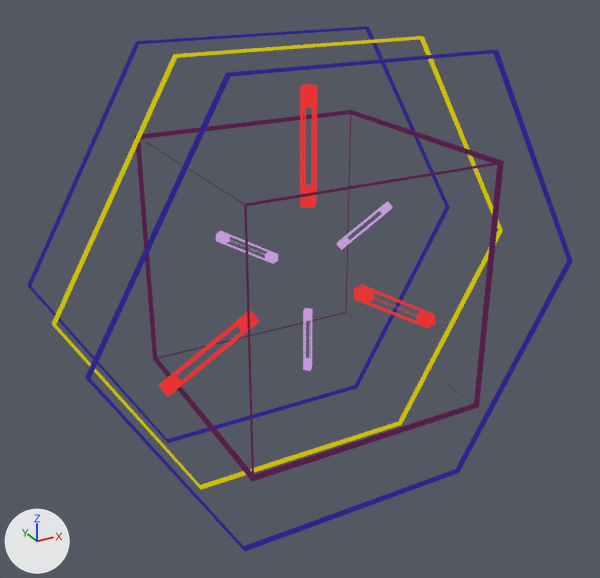
Before and after pictures for a commit that changed the glTF model src/assets/spawn.glb.
Both versions are drawn from a 50 mm camera at (-1.49, -2.65, 1.26) aimed at (-0.04, -0.01, -0.06). Every picture has the same lights, and +X, +Y and +Z are marked at lower left.

Objects in the first picture: 'BoundaryHexBack', 'BoundaryHexFront', 'BoundaryHexMiddleWarning', 'Cube', 'LargeTriadLeft', 'LargeTriadRight', 'LargeTriadTop'.
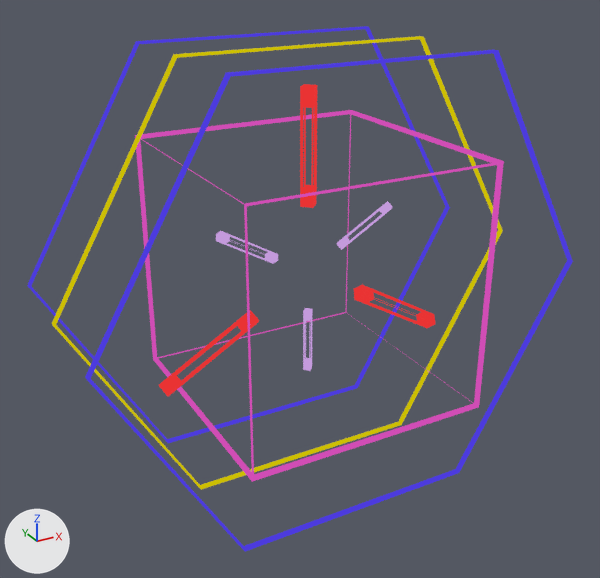
Changed parts and their boxes (x1, y1, x2, y2) in the pictures (600 x 578 px):
'Cube', recoloured (purple to pink): (135, 110, 504, 482) in both
'BoundaryHexBack', recoloured: (85, 50, 573, 551) in both
'BoundaryHexFront', recoloured: (27, 26, 450, 443) in both

Patch to the scene script:
```diff
--- a/src/assets/spawn.glb.py
+++ b/src/assets/spawn.glb.py
@@ mat_hex @@
 mat_hex.roughness = 1.0
-mat_hex.emission_color = (0.0284, 0.0176, 0.25)  # blue #2f2489
+mat_hex.emission_color = (0.0724, 0.0426, 0.728)  # blue #4c3ade
 mat_hex.emission_strength = 1.0
@@ mat_cube @@
 mat_cube.roughness = 1.0
-mat_cube.emission_color = (0.0908, 0.0139, 0.0682)  # dark purple #551f4a
+mat_cube.emission_color = (0.635, 0.0736, 0.464)  # pink #d14db5
 mat_cube.emission_strength = 1.0
```
